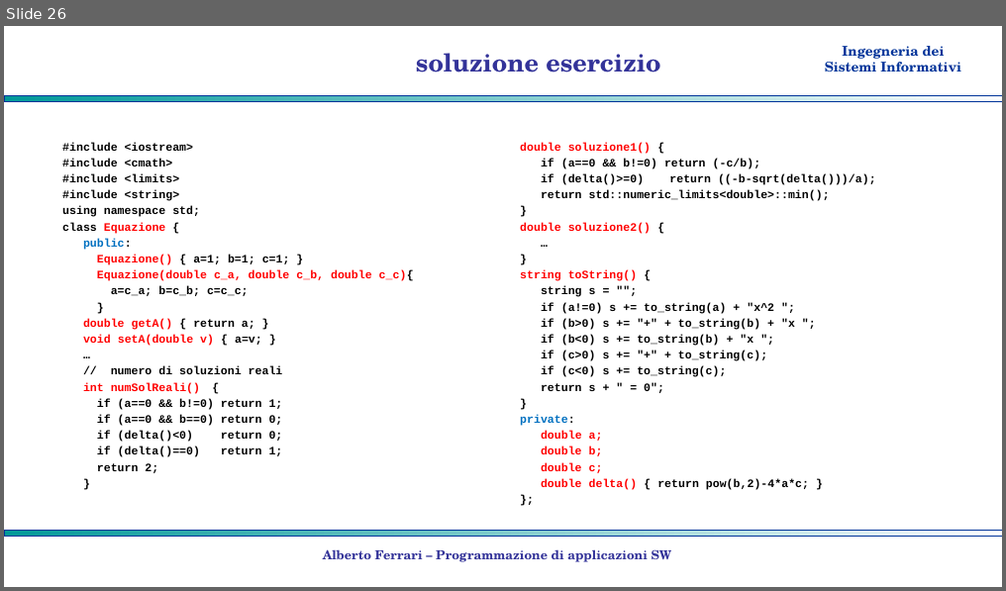
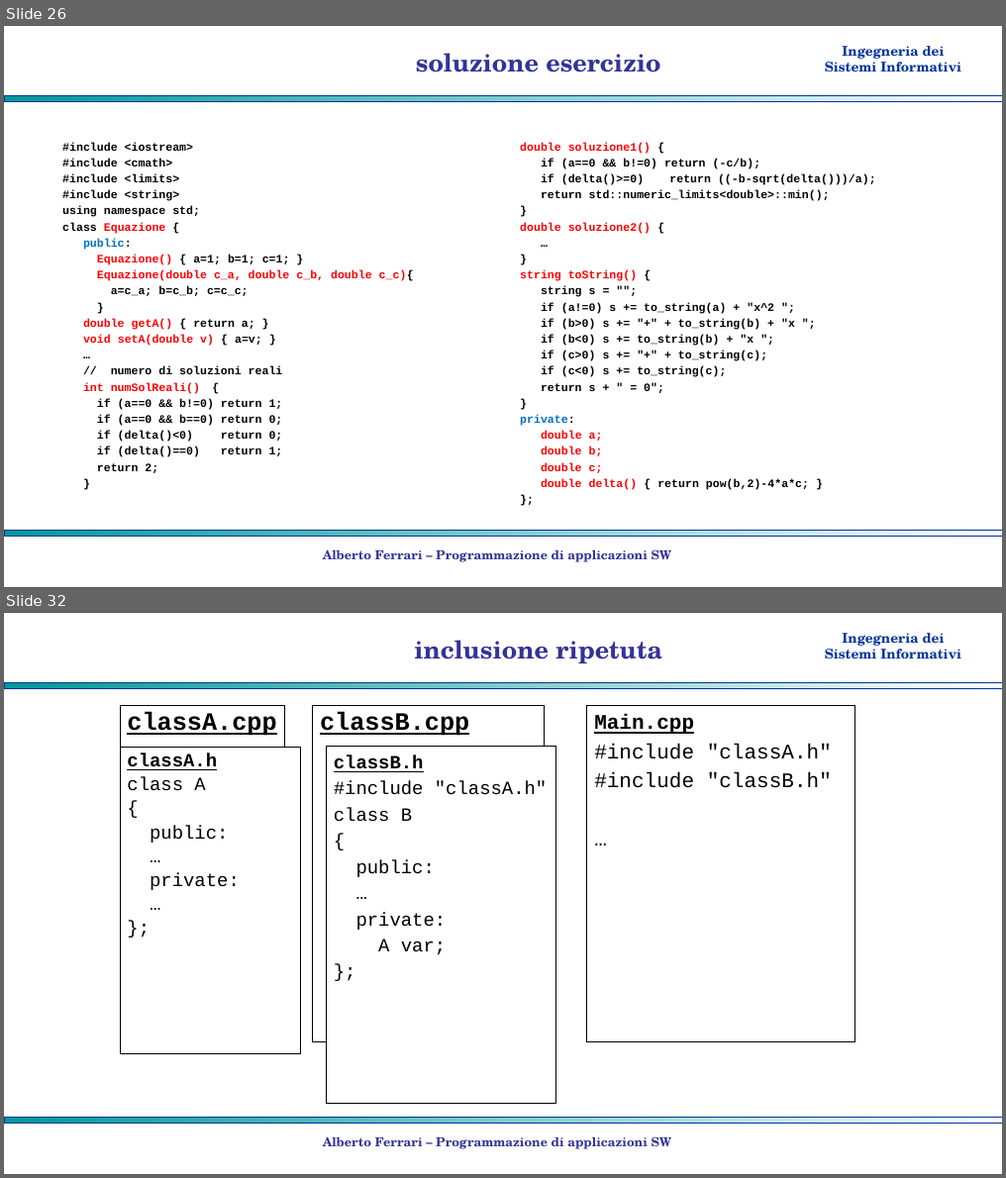
Before and after one commit to albertoferrari/pasw, a slide deck: lezioni/PASW04 - object oriented programming.pptx. Shown one above the other, each under a label of ours: slide 26 before the commit, slides 26 and 32 after it; the slides between them are not shown. The pictures are 1006x591 and 1006x1178 pixels, drawn with LibreOffice and Linux fonts; fonts in the diff are those of the drawing; background and template pictures are left out. Boxes give left, top, right and bottom in pixels: in the first picture for what was removed or moved away, otherwise in the second. Text is boxed around its words. In the diff, an @@ line names an element or a change of style, - is before the commit and + after.

```diff
--- a/lezioni/PASW04 - object oriented programming.pptx
+++ b/lezioni/PASW04 - object oriented programming.pptx
@@ slide 32 added at (x1=4, y1=613, x2=1002, y2=1174), background #FFFFFF; not listed: 3 template elements that a slide beside it also shows @@
@@ title added at (x1=414, y1=640, x2=662, y2=663), 24 pt, text #333399, bold @@
+inclusione ripetuta
@@ rectangle added at (x1=120, y1=705, x2=285, y2=1042), outline #000000 0.75 pt, 24 pt, text #000000, bold, underline @@
+classA.cpp
@@ rectangle added at (x1=313, y1=705, x2=545, y2=1042), outline #000000 0.75 pt, 24 pt, text #000000, bold, underline @@
+classB.cpp
@@ rectangle added at (x1=587, y1=705, x2=855, y2=1042), outline #000000 0.75 pt, 20 pt, text #000000 @@
+Main.cpp
+#include "classA.h"
+#include "classB.h"
+…
@@ rectangle added at (x1=120, y1=747, x2=301, y2=1054), fill #FFFFFF, outline #000000 0.75 pt, 18 pt, text #000000 @@
+classA.h
+class A
+{
+public:
+…
+private:
+…
+};
@@ rectangle added at (x1=326, y1=747, x2=555, y2=1104), fill #FFFFFF, outline #000000 0.75 pt, 18 pt, text #000000 @@
+classB.h
+#include "classA.h"
+class B
+{
+public:
+…
+private:
+A var;
+};
@@ text added at (x1=323, y1=1137, x2=672, y2=1150), 12 pt, text #333399, bold @@
+Alberto Ferrari – Programmazione di applicazioni SW
```
Also in this commit, not shown: 7 other slides added, 3 other files.
